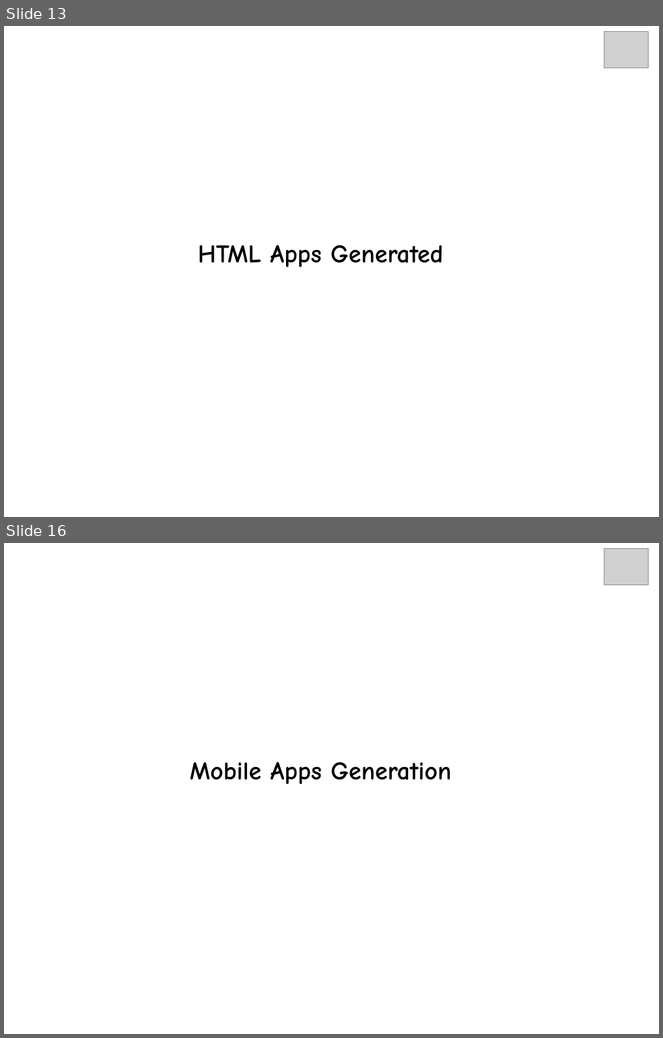
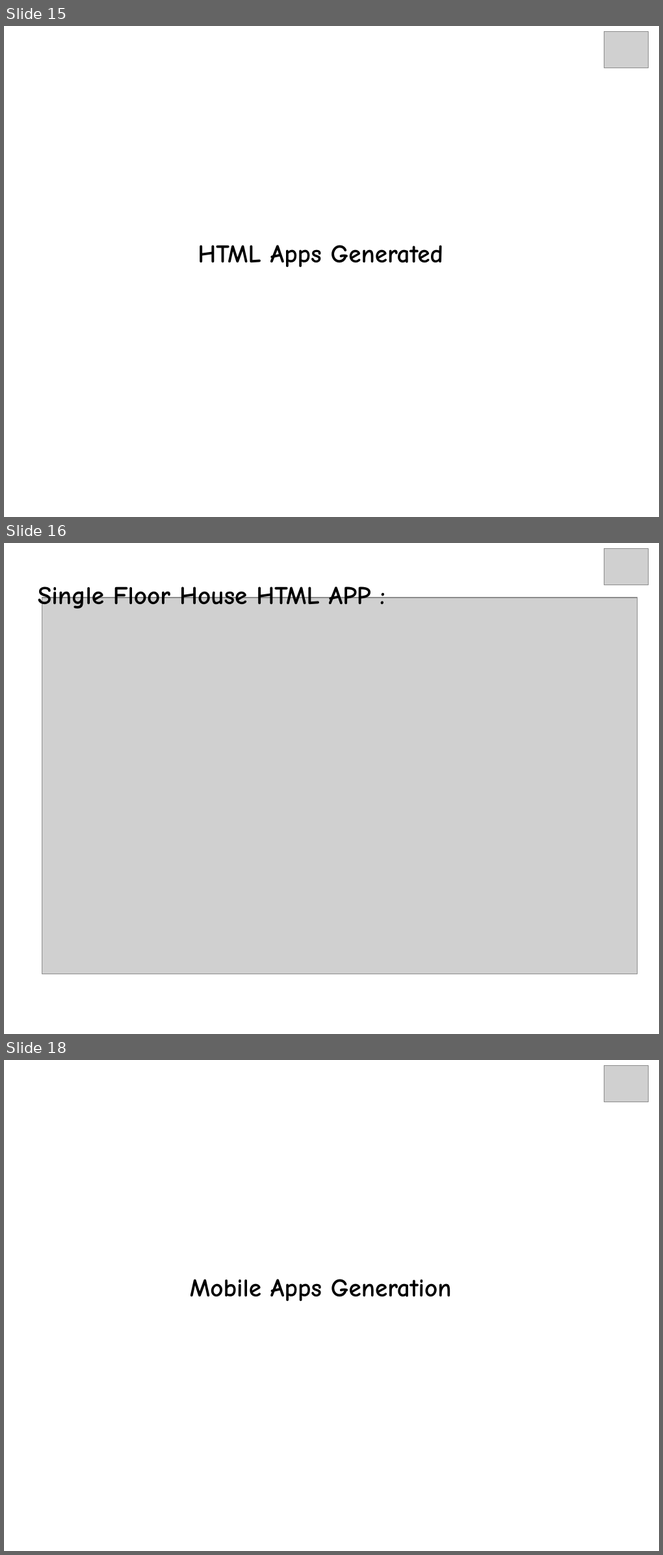
Before and after one commit to dinguluer/UiMagician, a slide deck: tutorials/I_UiMagician_Introduction.ppt. Shown one above the other, each under a label of ours: slides 13 and 16 before the commit, slides 15, 16 and 18 after it; the slides between them are not shown. The pictures are 663x1038 and 663x1555 pixels, drawn with LibreOffice and Linux fonts; fonts in the diff are those of the drawing; grey boxes stand for pictures; background and template pictures are left out. Boxes give left, top, right and bottom in pixels: in the first picture for what was removed or moved away, otherwise in the second. Text is boxed around its words. In the diff, an @@ line names an element or a change of style, - is before the commit and + after.

```diff
--- a/tutorials/I_UiMagician_Introduction.ppt
+++ b/tutorials/I_UiMagician_Introduction.ppt
@@ slide 16 added at [4, 543, 659, 1034], background #FFFFFF @@
@@ picture added at [605, 548, 649, 585] @@
@@ text added at [38, 583, 371, 613], 28 pt, text #000000, bold @@
+Single Floor House HTML APP :
@@ picture added at [42, 598, 637, 974] @@
@@ what was slide 13 is now slide 15 @@
@@ what was slide 16 is now slide 18 @@
```
Also in this commit, not shown: 1 slide changed, 3 other slides added, 2 slides removed.
